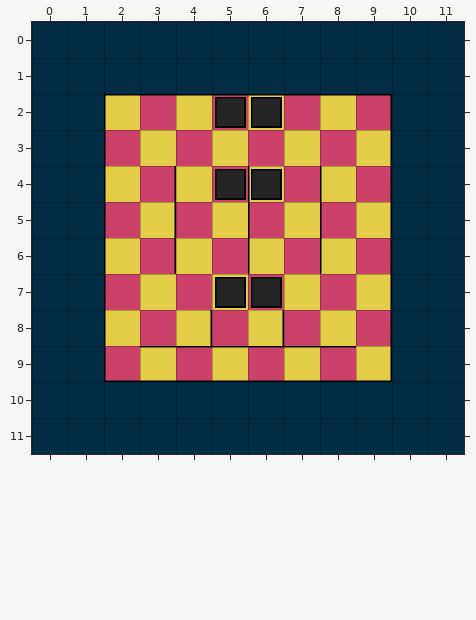
Tiled map: RoachEscape/assets/data/level3.tmx. Above, as it was before the edit.
Cells are 64x64 px. Shown: x 0..11, y 0..11.
New version:
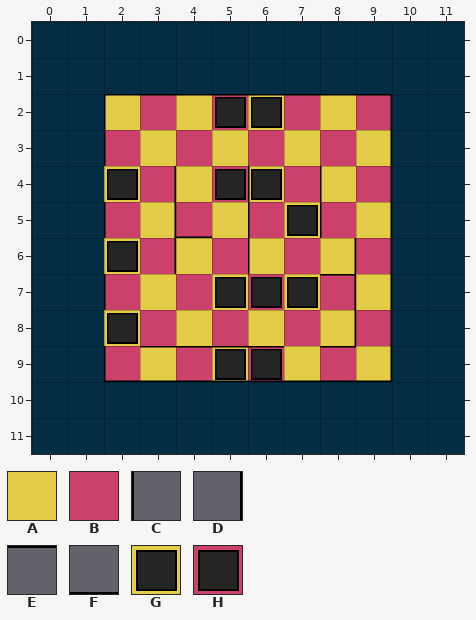
Key: from "tileset_00": A 1, B 2, C 8, D 9, E 10, F 11, G 16, H 17.
_ is an empty cell.
Edits made:
{"where": "layer \"ground\""}
{"y":5,"x":7,"old":"A","new":"G"}
{"y":9,"x":5,"old":"AB","new":"GH"}
{"where": "layer \"left\""}
{"y":6,"x":8,"old":"C","new":"_"}
{"where": "layer \"right\""}
{"y":6,"x":8,"old":"_","new":"D"}
{"y":7,"x":8,"old":"_","new":"D"}
{"y":8,"x":4,"old":"D","new":"_"}
{"y":8,"x":6,"old":"D","new":"_"}
{"y":8,"x":8,"old":"_","new":"D"}
{"where": "layer \"up\""}
{"y":4,"x":2,"old":"_","new":"G"}
{"y":6,"x":2,"old":"_","new":"G"}
{"y":7,"x":8,"old":"_","new":"E"}
{"y":8,"x":2,"old":"_","new":"G"}
{"y":9,"x":7,"old":"E","new":"_"}
{"where": "layer \"down\""}
{"y":5,"x":4,"old":"_","new":"F"}
{"y":7,"x":7,"old":"_","new":"G"}
